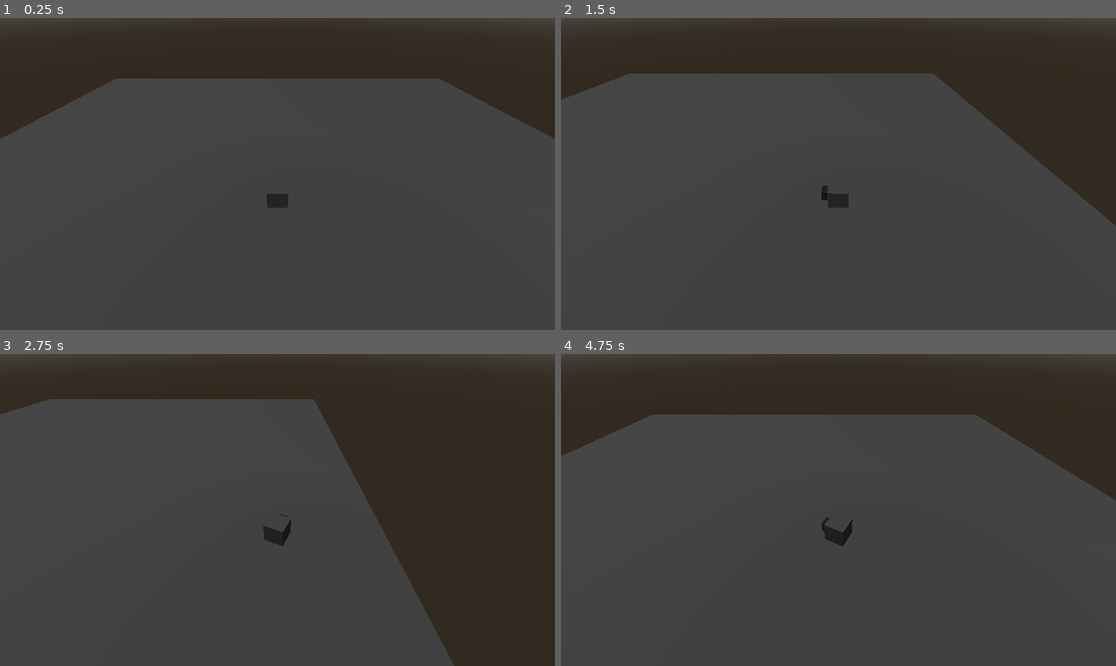
Above: before the commit, frames 1-4 (two rows, left to right).
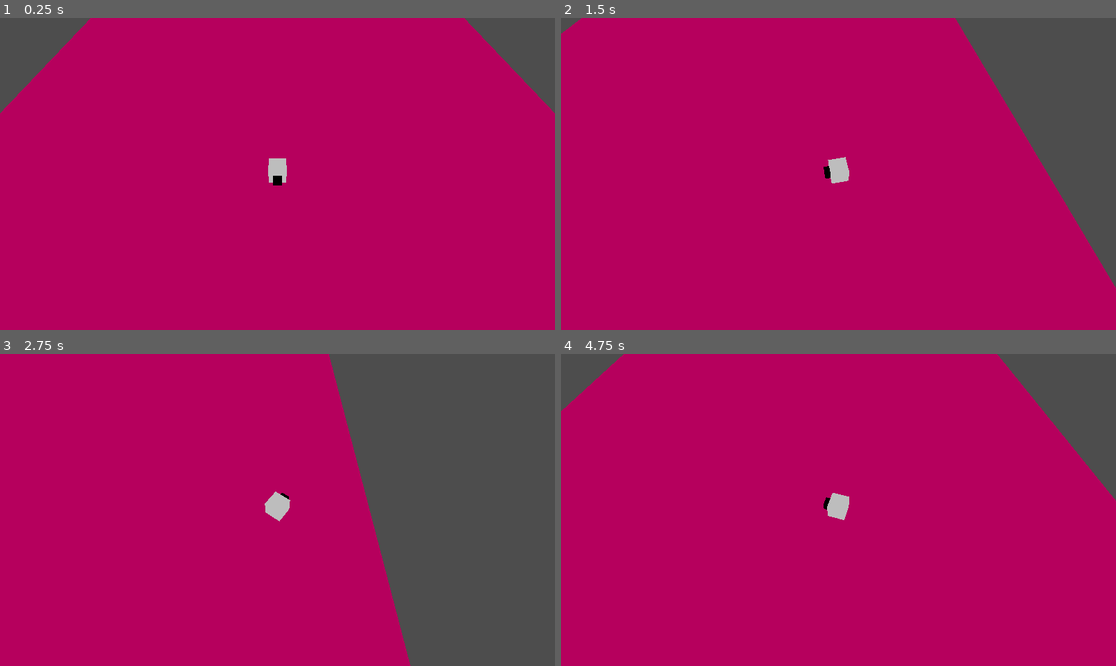
Above: after the commit, the same moments.

Repository: marcotmotta/Slime-Strikes-Back
Game: Godot game, scene res://Main.tscn
Two runs of this game, one before a commit and one after it. Both use one fixed random seed, a clock stepped at 60 frames per second and the inputs below.
Inputs (mouse positions are in pixels of both pictures, inside the frame that each line leads up to):
- Up to frame 1 (0.25 s): no input
- Up to frame 2 (1.5 s): tap Enter at 0.5 s; move the mouse to (960, 158) at 0.52 s; hold D (move_right) 0.53-1.28 s; move the mouse to (727, 189) at 1.27 s; hold S (move_backward) from 1.28 s (still down)
- Up to frame 3 (2.75 s): tap Space at 2 s; move the mouse to (333, 441) at 2.02 s; release S (move_backward) at 2.03 s; hold D (move_right) from 2.03 s (still down)
- Up to frame 4 (4.75 s): move the mouse to (810, 572) at 2.77 s; release D (move_right) at 2.78 s; hold W (move_forward) 2.78-3.53 s; tap Enter at 3.5 s; move the mouse to (1005, 556) at 3.52 s; hold A (move_left) from 3.53 s (still down); move the mouse to (672, 463) at 4.27 s

The runs differ from the first frame. In frame 1, 100% of the frame differs, in the area x 0-100%, y 0-100%; in frame 2, 98%; in frame 3, 98%; in frame 4, 100%.

Commit message:
globals and room default

Diff:
--- a/Main.tscn
+++ b/Main.tscn
@@ -1,36 +1,25 @@
-[gd_scene load_steps=7 format=3 uid="uid://c0nvw7ynex7a1"]
+[gd_scene load_steps=6 format=3 uid="uid://bg7tdxxorlqo2"]
 
 [ext_resource type="PackedScene" uid="uid://wgsfjhkwdggp" path="res://Player/Player.tscn" id="1_td2lg"]
+[ext_resource type="PackedScene" uid="uid://yu4kj0meuoft" path="res://World/Rooms/RoomDefault.tscn" id="2_xbjdo"]
 
-[sub_resource type="ProceduralSkyMaterial" id="ProceduralSkyMaterial_doac0"]
-sky_energy_multiplier = 64.0
+[sub_resource type="ProceduralSkyMaterial" id="ProceduralSkyMaterial_be6xk"]
 
-[sub_resource type="Sky" id="Sky_bonco"]
-sky_material = SubResource("ProceduralSkyMaterial_doac0")
+[sub_resource type="Sky" id="Sky_vgc3s"]
+sky_material = SubResource("ProceduralSkyMaterial_be6xk")
 
-[sub_resource type="Environment" id="Environment_atuk1"]
-background_mode = 2
-sky = SubResource("Sky_bonco")
-ambient_light_source = 1
-
-[sub_resource type="BoxMesh" id="BoxMesh_noosb"]
-size = Vector3(80, 1, 80)
-
-[sub_resource type="BoxShape3D" id="BoxShape3D_cj4q4"]
-size = Vector3(80, 1, 80)
+[sub_resource type="Environment" id="Environment_wsoqc"]
+sky = SubResource("Sky_vgc3s")
+ambient_light_source = 2
+ambient_light_color = Color(1, 1, 1, 1)
+ambient_light_energy = 2.0
 
 [node name="Main" type="Node3D"]
 
 [node name="WorldEnvironment" type="WorldEnvironment" parent="."]
-environment = SubResource("Environment_atuk1")
-
-[node name="Ground" type="StaticBody3D" parent="."]
-
-[node name="MeshInstance3D" type="MeshInstance3D" parent="Ground"]
-mesh = SubResource("BoxMesh_noosb")
-
-[node name="CollisionShape3D" type="CollisionShape3D" parent="Ground"]
-shape = SubResource("BoxShape3D_cj4q4")
+environment = SubResource("Environment_wsoqc")
 
 [node name="Player" parent="." instance=ExtResource("1_td2lg")]
-transform = Transform3D(1, 0, 0, 0, 1, 0, 0, 0, 1, 0, 2.09731, 0)
+transform = Transform3D(1, 0, 0, 0, 1, 0, 0, 0, 1, 0, 4.72046, 0)
+
+[node name="RoomDefault" parent="." instance=ExtResource("2_xbjdo")]
--- a/Player/Player.gd
+++ b/Player/Player.gd
@@ -5,15 +5,16 @@
 # Get the gravity from the project settings to be synced with RigidBody nodes.
 var gravity = ProjectSettings.get_setting("physics/3d/default_gravity")
 
-var viewport
-
 func _ready():
-	viewport = get_viewport()
+	pass
 
 func _process(delta):
+	# look direction
 	var forward_direction = get_forward_direction()
 	$MeshInstance3D.look_at(forward_direction, Vector3.UP)
 	$CollisionShape3D.look_at(forward_direction, Vector3.UP)
+
+	print(Engine.get_frames_per_second())
 
 func _physics_process(delta):
 	# Add the gravity.
@@ -21,7 +22,6 @@
 		velocity.y -= gravity * delta * 10
 
 	# Get the input direction and handle the movement/deceleration.
-	# As good practice, you should replace UI actions with custom gameplay actions.
 	var input_dir = Input.get_vector("move_left", "move_right", "move_forward", "move_backward")
 	var direction = (transform.basis * Vector3(input_dir.x, 0, input_dir.y)).normalized()
 	if direction:
@@ -33,10 +33,8 @@
 
 	move_and_slide()
 
-	print(Engine.get_frames_per_second())
-
 func get_forward_direction():
-	var mouse_pos_2d = viewport.get_mouse_position()
+	var mouse_pos_2d = get_viewport().get_mouse_position()
 
 	var ray_origin = $Camera3D.project_ray_origin(mouse_pos_2d)
 	var ray_dir = $Camera3D.project_ray_normal(mouse_pos_2d)
--- a/Player/Player.tscn
+++ b/Player/Player.tscn
@@ -29,5 +29,5 @@
 shape = SubResource("BoxShape3D_qn6ay")
 
 [node name="Camera3D" type="Camera3D" parent="."]
-transform = Transform3D(1, 0, 0, 0, 0.749384, 0.662136, 0, -0.662136, 0.749384, 0, 14.6332, 13.7173)
+transform = Transform3D(1, 0, 0, 0, 0.5, 0.866026, 0, -0.866026, 0.5, 0, 20, 12)
 current = true
--- /dev/null
+++ b/World/Rooms/CombatMap1/CombatMap1.tscn
@@ -0,0 +1,19 @@
+[gd_scene load_steps=4 format=3 uid="uid://c675fodlu7wsc"]
+
+[sub_resource type="StandardMaterial3D" id="StandardMaterial3D_3qv3l"]
+albedo_color = Color(0.52, 0, 0.26, 1)
+
+[sub_resource type="BoxMesh" id="BoxMesh_4f7q1"]
+material = SubResource("StandardMaterial3D_3qv3l")
+size = Vector3(80, 1, 80)
+
+[sub_resource type="ConvexPolygonShape3D" id="ConvexPolygonShape3D_vf681"]
+points = PackedVector3Array(-40, -0.5, -40, -40, 0.5, -40, 40, -0.5, -40, -40, -0.5, 40, -40, 0.5, 40, 40, 0.5, -40, 40, -0.5, 40, 40, 0.5, 40)
+
+[node name="Map" type="StaticBody3D"]
+
+[node name="MeshInstance3D" type="MeshInstance3D" parent="."]
+mesh = SubResource("BoxMesh_4f7q1")
+
+[node name="CollisionShape3D" type="CollisionShape3D" parent="."]
+shape = SubResource("ConvexPolygonShape3D_vf681")
--- /dev/null
+++ b/World/Rooms/RoomDefault.gd
@@ -0,0 +1,17 @@
+extends Node3D
+
+@onready var player_scene = preload("res://Player/Player.tscn")
+
+func _ready():
+	randomize()
+
+	# add map to room
+	if Globals.current_room.scene:
+		var map_scene = load("res://World/Rooms/" + Globals.current_room.scene + "/" + Globals.current_room.scene + ".tscn")
+		var map_instance = map_scene.instantiate()
+		add_child(map_instance)
+
+	# spawn player here
+	#var player_instance = player_scene.instantiate()
+	#player_instance.position = $Map/Spawn.position
+	#add_child(player_instance)
--- /dev/null
+++ b/World/Rooms/RoomDefault.tscn
@@ -0,0 +1,6 @@
+[gd_scene load_steps=2 format=3 uid="uid://yu4kj0meuoft"]
+
+[ext_resource type="Script" path="res://World/Rooms/RoomDefault.gd" id="1_7rw2b"]
+
+[node name="RoomDefault" type="Node3D"]
+script = ExtResource("1_7rw2b")
--- /dev/null
+++ b/globals.gd
@@ -0,0 +1,67 @@
+extends Node
+
+const START_MAX_HEALTH = 100
+const START_DAMAGE = 25
+const START_SPEED = 30
+
+# player variables
+# (these will be reset after every run)
+var max_health = START_MAX_HEALTH
+var health
+var damage = START_DAMAGE
+var speed = START_SPEED
+
+# world variables
+var total_levels = 5
+var current_level = 0
+
+var maps = ['CombatMap1']
+
+#enum {
+#	ATK,
+#	HP,
+#	SPD
+#}
+
+var current_room = {}
+
+func reset():
+	randomize()
+	current_room = {}
+
+	generate_first_room()
+	print(current_room)
+
+	max_health = START_MAX_HEALTH
+	health = max_health
+	damage = START_DAMAGE
+	speed = START_SPEED
+
+	current_level = 0
+
+func generate_first_room():
+	current_room = {
+		'room_type': 'combat',
+		'scene': 'CombatMap1',
+		#'enemies': 2,
+		# 'reward_type': ATK,
+		'last': false
+	}
+
+# func generate_room:
+#	pass
+#	this needs to be called when generating a new room, before `reload_map()
+
+func reload_map():
+	current_level += 1
+	get_tree().reload_current_scene()
+
+func _ready():
+	randomize()
+	reset()
+
+# Utils
+
+func choose(array):
+	array.shuffle()
+	return array.front()
--- a/project.godot
+++ b/project.godot
@@ -14,6 +14,10 @@
 run/main_scene="res://Main.tscn"
 config/features=PackedStringArray("4.0", "Forward Plus")
 config/icon="res://icon.svg"
+
+[autoload]
+
+Globals="*res://globals.gd"
 
 [input]
 
Not shown, changed: README.md
